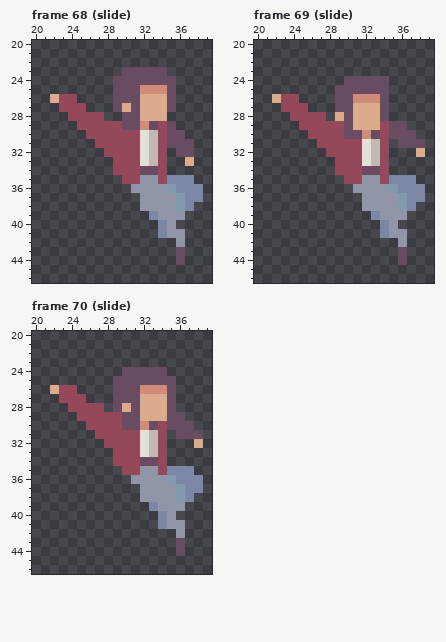
Pixel-art file: assets/player/player.aseprite. The picture above is the old version.
64x64 pixels, 78 frames. Shown: frame 68 (slide): x 20..39, y 20..46; frame 69 (slide): x 20..39, y 20..46; frame 70 (slide): x 20..39, y 20..46.
New version:
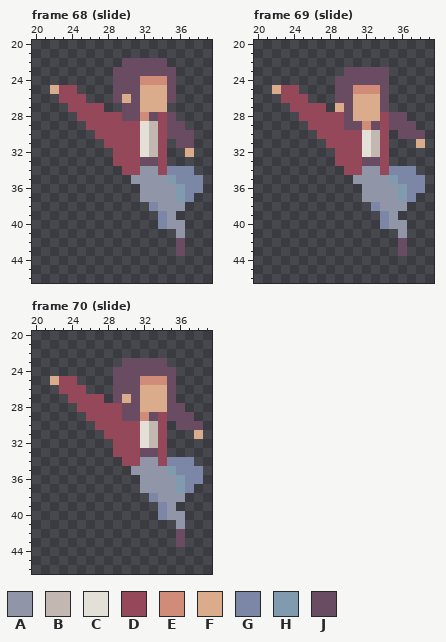
Palette (. is transparent): A #9096a7  B #c3b8b1  C #e3e0d7  D #96485b  E #d18b79  F #dbac8c  G #7c87a7  H #809aae  J #6a4c62
Changes in this commit:
--- frame 68 (slide)
@@ x 20..39 @@
 21 ....................
-22 ....................
-23 ..........JJJJJ.....
-24 .........JJJJJJJ....
-25 .........JJJEEEJ....
-26 ..FDD....JJJFFFJ....
-27 ...DDD...JFJFFFJ....
-28 ....DDDD..JJFFF.....
-29 .....DDDDDJJEJDJ....
-30 ......DDDDDDCBDJJ...
-31 .......DDDDDCBDJJJ..
-32 ........DDDDCBD.JJ..
-33 .........DDDCBD..F..
-34 .........DDDJJD.....
-35 ..........DDAADGGG..
-36 ...........AAAAHGGG.
-37 ............AAAAHGG.
-38 ............AAAAHG..
-39 .............GAAA...
-40 ..............GA....
-41 ..............GAA...
-42 ................A...
+22 ..........JJJJJ.....
+23 .........JJJJJJJ....
+24 .........JJJEEEJ....
+25 ..FDD....JJJFFFJ....
+26 ...DDD...JFJFFFJ....
+27 ....DDDD..JJFFF.....
+28 .....DDDDDJJEJDJ....
+29 ......DDDDDDCBDJJ...
+30 .......DDDDDCBDJJJ..
+31 ........DDDDCBD.JJ..
+32 .........DDDCBD..F..
+33 .........DDDJJD.....
+34 ..........DDAADGGG..
+35 ...........AAAAHGGG.
+36 ............AAAAHGG.
+37 ............AAAAHG..
+38 .............GAAA...
+39 ..............GA....
+40 ..............GAA...
+41 ................A...
+42 ................J...
 43 ................J...
-44 ................J...
+44 ....................
 45 ....................
--- frame 69 (slide)
@@ x 20..39 @@
 22 ....................
-23 ....................
-24 ..........JJJJJ.....
-25 .........JJJJJJ.....
-26 ..FDD....JJEEEJ.....
-27 ...DDD...JJFFFJ.....
-28 ....DDDD.FJFFFJ.....
-29 .....DDDDDJFFFDJJ...
-30 ......DDDDJJEJDJJJ..
-31 .......DDDDDCBD.JJJ.
-32 ........DDDDCBD...F.
-33 .........DDDCBD.....
-34 .........DDDJJD.....
-35 ..........DDAADGGG..
-36 ...........AAAAHGGG.
-37 ............AAAAHGG.
-38 ............AAAAHG..
-39 .............GAAA...
-40 ..............GA....
-41 ..............GAA...
-42 ................A...
+23 ..........JJJJJ.....
+24 .........JJJJJJ.....
+25 ..FDD....JJEEEJ.....
+26 ...DDD...JJFFFJ.....
+27 ....DDDD.FJFFFJ.....
+28 .....DDDDDJFFFDJJ...
+29 ......DDDDJJEJDJJJ..
+30 .......DDDDDCBD.JJJ.
+31 ........DDDDCBD...F.
+32 .........DDDCBD.....
+33 .........DDDJJD.....
+34 ..........DDAADGGG..
+35 ...........AAAAHGGG.
+36 ............AAAAHGG.
+37 ............AAAAHG..
+38 .............GAAA...
+39 ..............GA....
+40 ..............GAA...
+41 ................A...
+42 ................J...
 43 ................J...
-44 ................J...
+44 ....................
 45 ....................
--- frame 70 (slide)
@@ x 20..39 @@
 22 ....................
-23 ....................
-24 ..........JJJJJ.....
-25 .........JJJJJJJ....
-26 ..FDD....JJJEEEJ....
-27 ...DDD...JJJFFFJ....
-28 ....DDDD.JFJFFFJ....
-29 .....DDDDDJJFFFJJ...
-30 ......DDDDJJEJDJJJ..
-31 .......DDDDDCBD.JJJ.
-32 ........DDDDCBD...F.
-33 .........DDDCBD.....
-34 .........DDDJJD.....
-35 ..........DDAADGGG..
-36 ...........AAAAHGGG.
-37 ............AAAAHGG.
-38 ............AAAAHG..
-39 .............GAAA...
-40 ..............GA....
-41 ..............GAA...
-42 ................A...
+23 ..........JJJJJ.....
+24 .........JJJJJJJ....
+25 ..FDD....JJJEEEJ....
+26 ...DDD...JJJFFFJ....
+27 ....DDDD.JFJFFFJ....
+28 .....DDDDDJJFFFJJ...
+29 ......DDDDJJEJDJJJ..
+30 .......DDDDDCBD.JJJ.
+31 ........DDDDCBD...F.
+32 .........DDDCBD.....
+33 .........DDDJJD.....
+34 ..........DDAADGGG..
+35 ...........AAAAHGGG.
+36 ............AAAAHGG.
+37 ............AAAAHG..
+38 .............GAAA...
+39 ..............GA....
+40 ..............GAA...
+41 ................A...
+42 ................J...
 43 ................J...
-44 ................J...
+44 ....................
 45 ....................
Where, in picture pixels (left, top, right, bottom), the same in both pictures:
changed: (50, 58, 203, 265)
changed: (272, 67, 425, 265)
changed: (50, 358, 203, 556)
